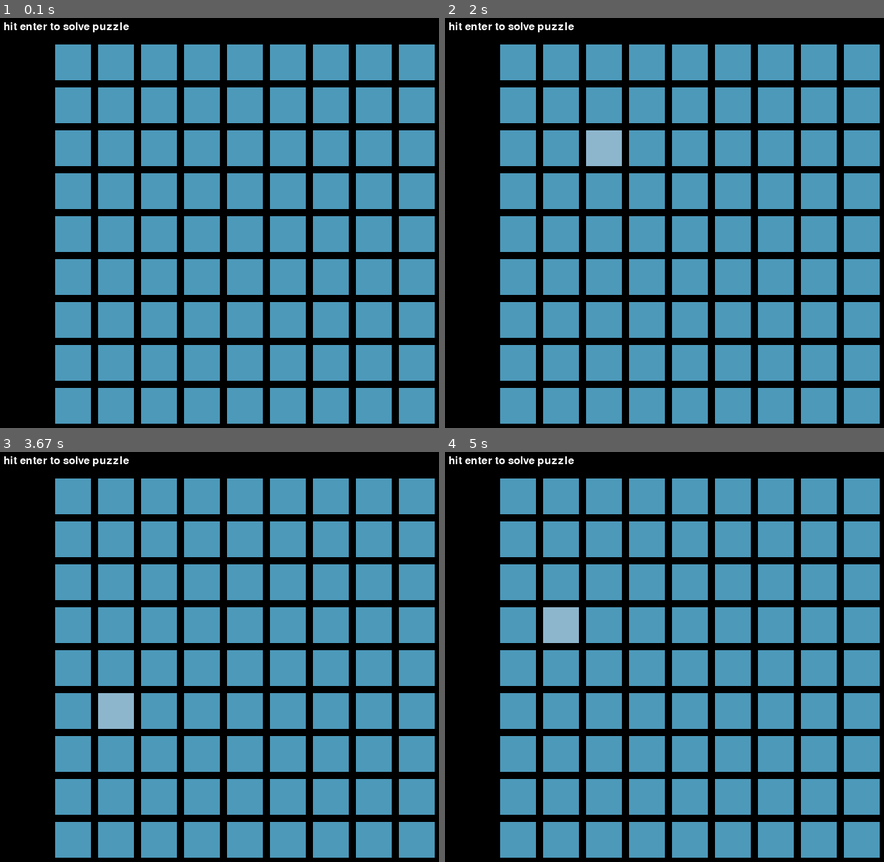
Above: before the commit, frames 1-4 (two rows, left to right).
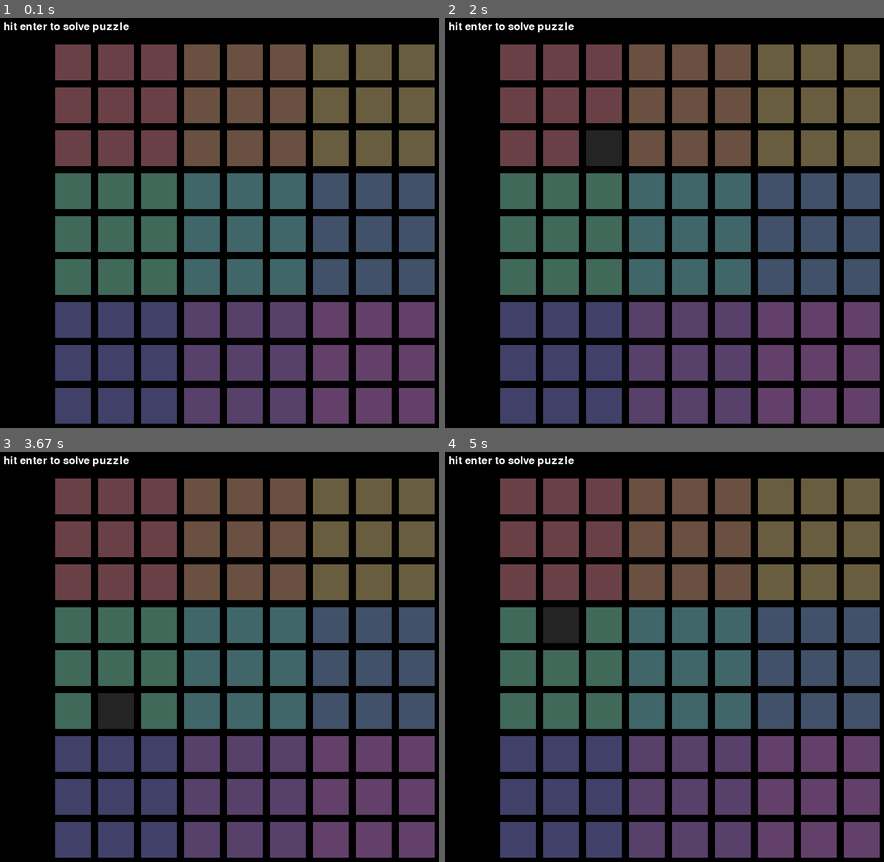
Above: after the commit, the same moments.

Repository: KarinaJadia/Other-Projects
Game: pygame game, started from pygame-tests/sudoku-solver.py
Two runs of this game, one before a commit and one after it. Both use one fixed random seed, a clock stepped at 60 frames per second and the inputs below.
Inputs (mouse positions are in pixels of both pictures, inside the frame that each line leads up to):
- Up to frame 1 (0.1 s): no input
- Up to frame 2 (2 s): click (519, 63) at 0.38 s; click (730, 259) at 0.72 s; click (550, 329) at 1.05 s; click (outside the picture) at 1.38 s; click (594, 145) at 1.72 s
- Up to frame 3 (3.67 s): click (259, 775) at 2.05 s; click (114, 497) at 2.38 s; click (201, 575) at 2.72 s; click (434, 628) at 3.05 s; click (96, 706) at 3.38 s
- Up to frame 4 (5 s): click (848, 591) at 3.72 s; click (563, 583) at 4.05 s; click (756, 648) at 4.38 s; click (563, 636) at 4.72 s

The runs differ from the first frame. In frame 1, 58% of the frame differs, in the area x 12-100%, y 6-99%; in frame 2, 58%; in frame 3, 58%; in frame 4, 58%.

Commit message:
board is now set up

Diff:
--- a/pygame-tests/sudoku-solver.py
+++ b/pygame-tests/sudoku-solver.py
@@ -4,9 +4,9 @@
 pygame.init()
 
 # constants
-WIDTH, HEIGHT = 800, 600
-SQUARE = 50
-SPACE = 60
+WIDTH, HEIGHT = 800, 600 # size of window
+SQUARE = 50 # size of boxes
+SPACE = 60 # space between boxes
 
 # window
 screen = pygame.display.set_mode((WIDTH, HEIGHT))
@@ -18,20 +18,22 @@
 # input boxes
 boxes = []
 pos = -20
-colors = [(255, 156, 156), (255, 197, 156), (255, 235, 156),
-          (187, 255, 156), (156, 255, 210), (156, 245, 255),
-          (156, 191, 255), (171, 156, 255), (240, 156, 255)]
+colors = [[(105, 64, 70), (105, 80, 64), (105, 93, 64)], # stores the colors of the box
+          [(64, 105, 89), (64, 102, 105), (64, 81, 105)],
+          [(64, 64, 105), (87, 64, 105), (98, 64, 105)]]
+
 for i in range(81):
     if i % 9 == 0:
         pos += SPACE
     box = {
         "x": 80 + i % 9 * SPACE,
         "y": pos,
-        "passive color": (76, 153, 186),
-        "color": (76, 153, 186),
+        "passive color": colors[(i//9)//3][(i%9)//3], # this is the permanent color
+        "color": colors[(i//9)//3][(i%9)//3], # this is so that it can have a 'clicked on' color
         "text": '', # the text stored in it
         "active": False,
-        "id": i
+        "row": i // 9 + 1, # stores row (goes from 1 to 9)
+        "col": i % 9 + 1 # stores column (goes from 1 to 9)
     }
     boxes.append(box)
 
@@ -44,10 +46,12 @@
             sys.exit()
 
         if event.type == pygame.MOUSEBUTTONDOWN:
+
+            # if a box is clicked
             for box in boxes:
                 if pygame.Rect(box['x'], box['y'], SQUARE, SQUARE).collidepoint(event.pos):
                     box['active'] = True
-                    box['color'] = 'lightskyblue3'
+                    box['color'] = (36, 36, 36)
                 else:
                     box['active'] = False
                     box['color'] = box['passive color']
@@ -57,7 +61,8 @@
 
             # if enter key is clicked
             if event.key == pygame.K_KP_ENTER:
-                pygame.draw.circle(screen, "red", (WIDTH-15, HEIGHT-15), 18)
+                pygame.quit()
+                sys.exit()
 
             # if backspace is clicked
             elif event.key == pygame.K_BACKSPACE:
